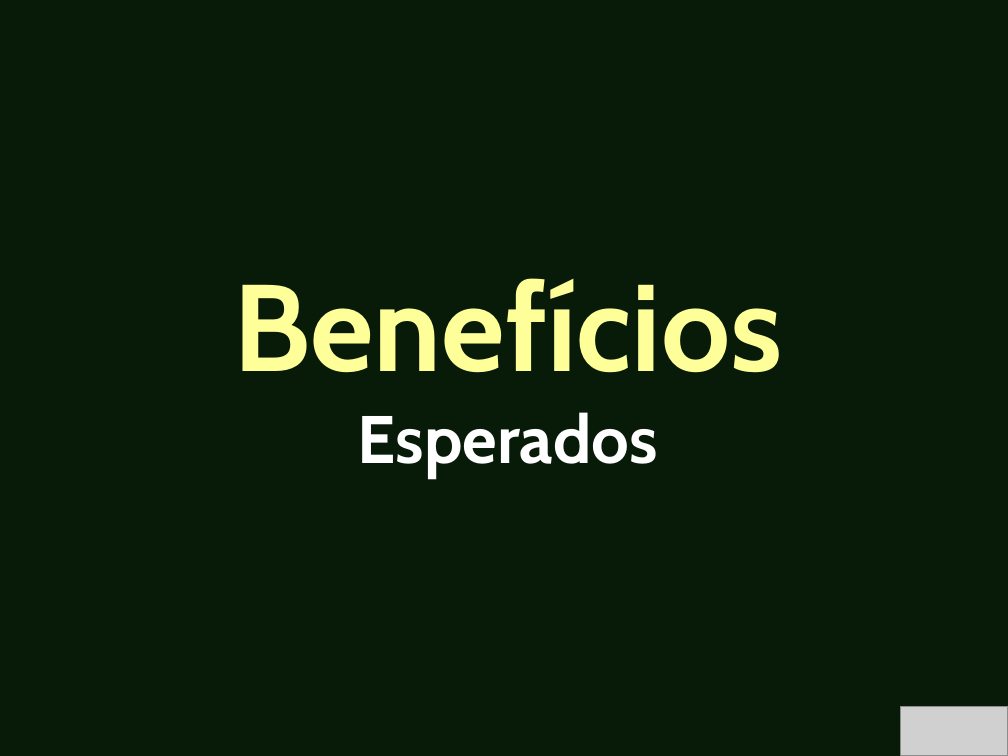
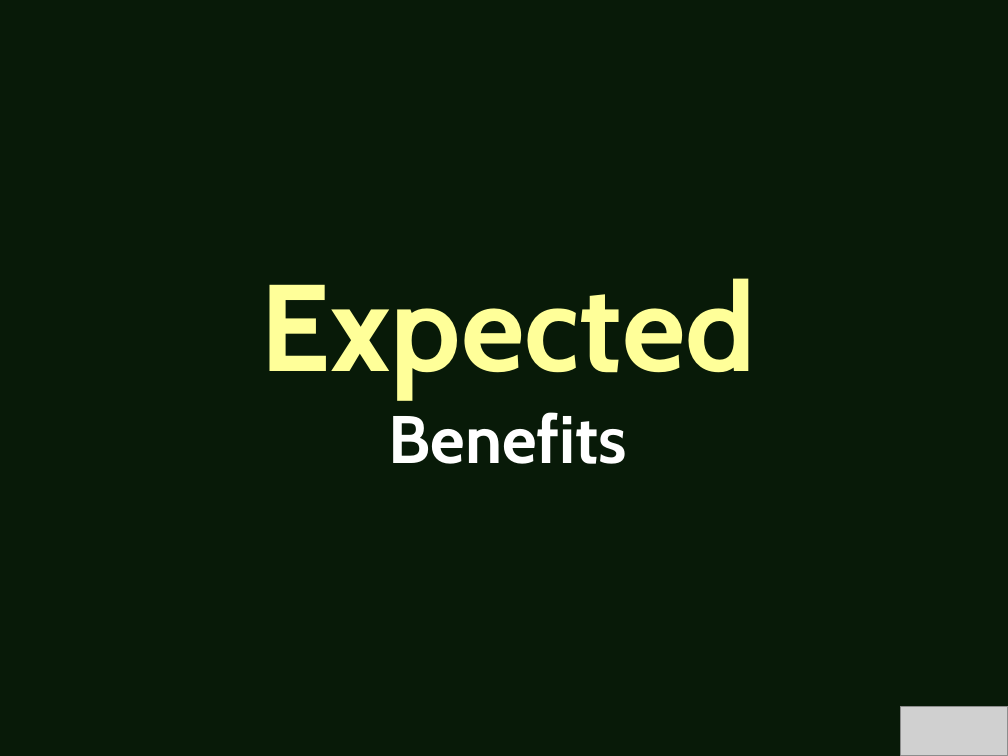
Before and after one commit to ezequias/Esri, a slide deck: slide 12 of EsriIntegratedTests/DOCs/Testes Integrados Automatizados.pptx. Drawn at 1008x756 pixels with LibreOffice and Linux fonts; fonts in the diff are those of the drawing; grey boxes stand for pictures. Boxes give left, top, right and bottom in pixels: in the first picture for what was removed or moved away, otherwise in the second. Text is boxed around its words. In the diff, an @@ line names an element or a change of style, - is before the commit and + after.

```diff
--- a/EsriIntegratedTests/DOCs/Testes Integrados Automatizados.pptx
+++ b/EsriIntegratedTests/DOCs/Testes Integrados Automatizados.pptx
@@ text at (260, 278, 756, 464): text changed @@
-Benefícios
-Esperados
+Expected
+Benefits
```
Also in this commit, not shown: 10 other slides changed, 2 slides added, 2 slides removed, 2 other files.
